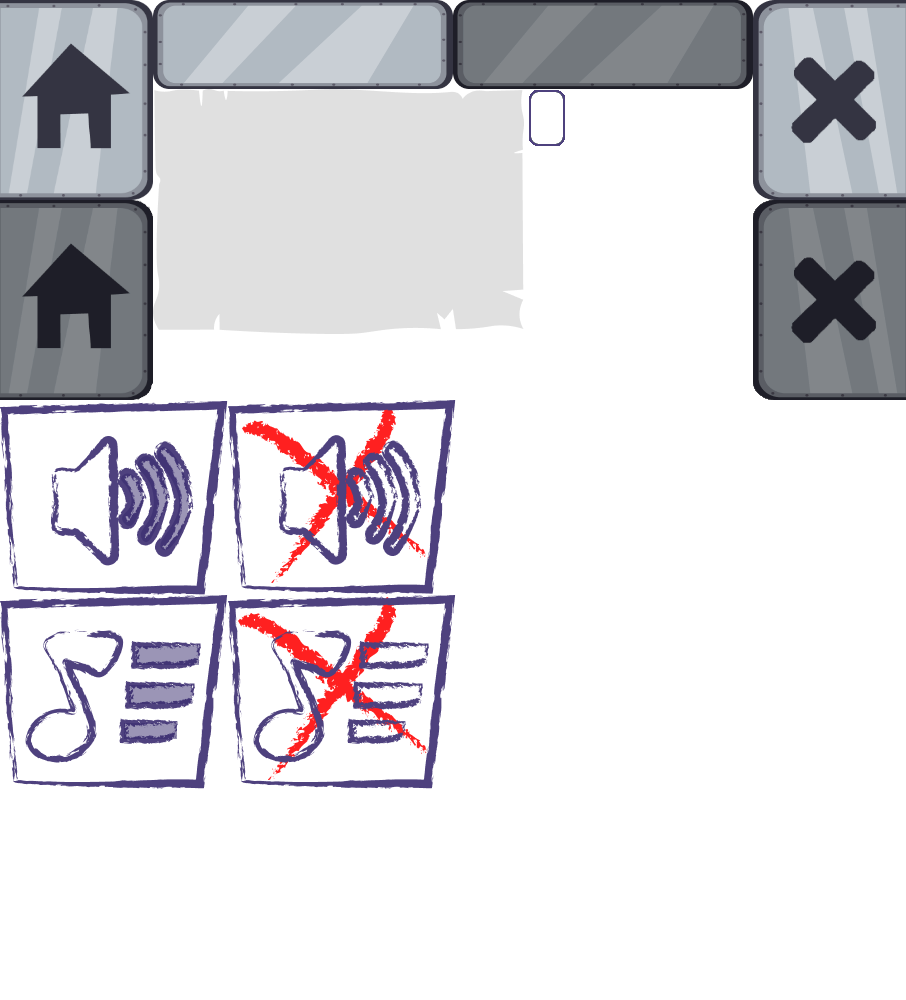
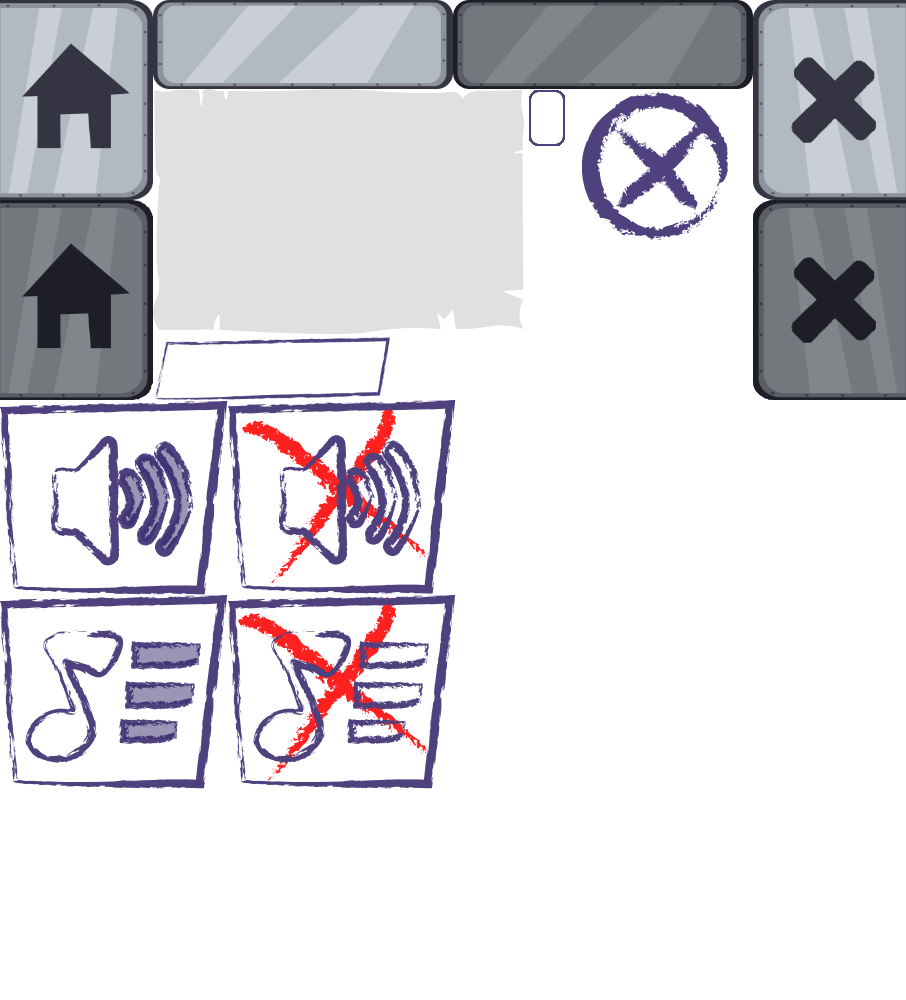
The second (906, 1000) image is a revision of the first. Changes to its layers:
added layer "Title" above "Close" over (155, 337, 390, 400)
added layer "Close" above "Slider handler" over (582, 92, 728, 240)
